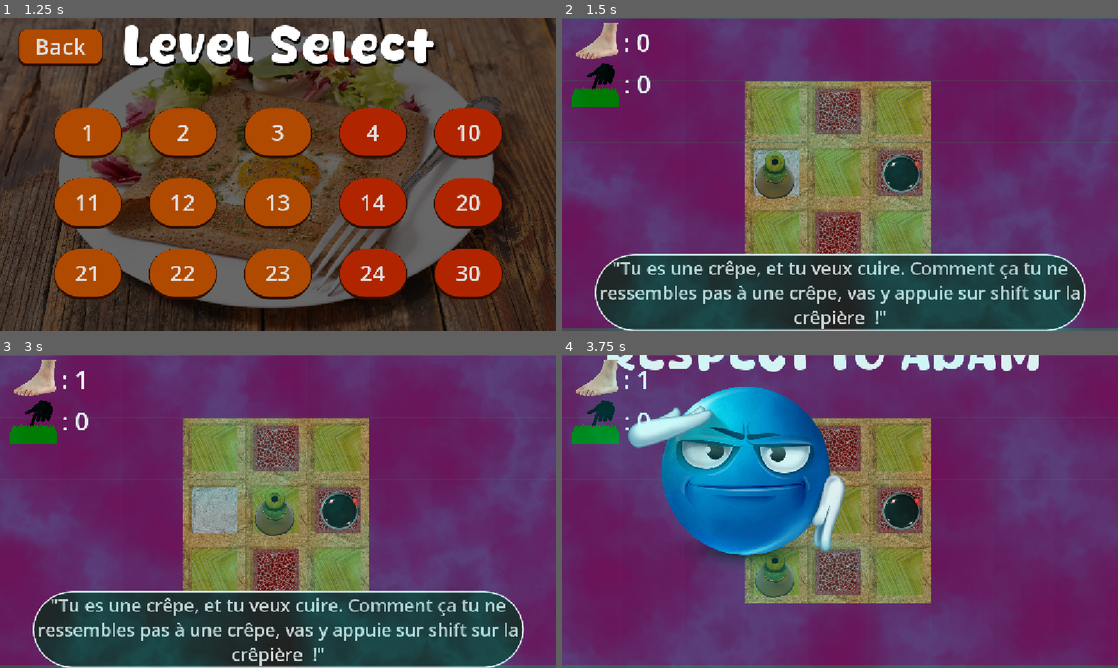
Above: before the commit, frames 1-4 (two rows, left to right).
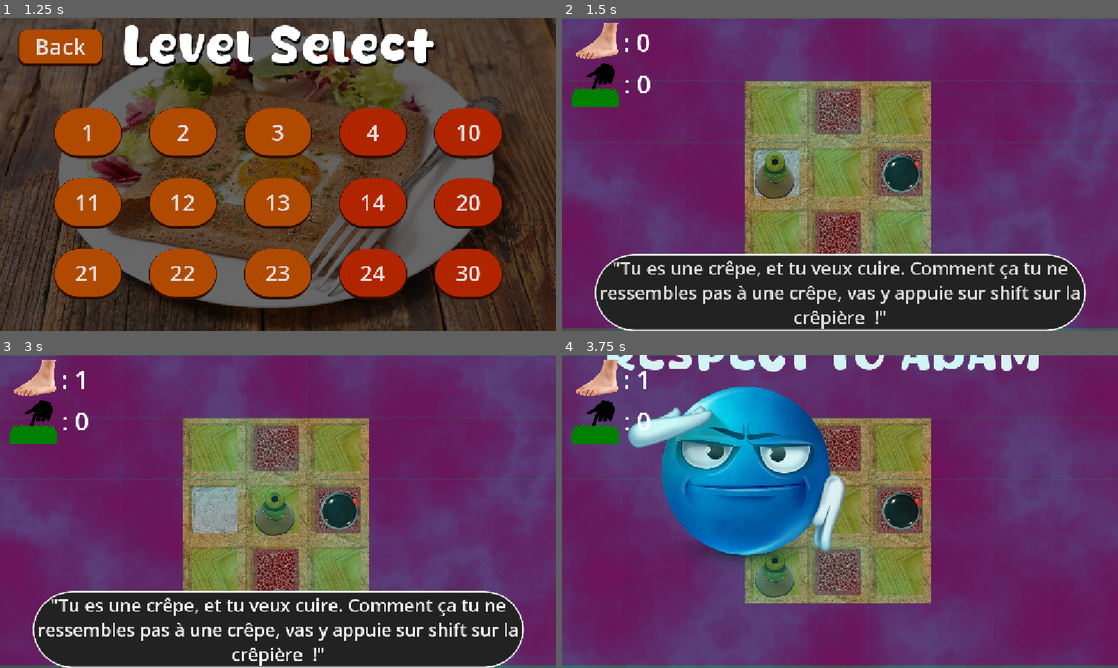
Above: after the commit, the same moments.

Repository: Crizomb/TrucMhajong
Game: Godot game, scene res://scenes/menus/main_menu.tscn
The game is run twice, just before and just after one commit, with the same random seed, the same clock (stepped at 60 frames per second) and the same inputs.
Inputs:
- Up to frame 1 (1.25 s): click "Start" at 0.5 s
- Up to frame 2 (1.5 s): click "1" at 1.25 s
- Up to frame 3 (3 s): click "'Tu es une crêpe, et tu veux …" at 2 s; tap Enter at 2.75 s; hold D (Right) from 2.78 s (still down); tap K (MaSuperActionDeTest) at 2.85 s
- Up to frame 4 (3.75 s): tap R (Restart) at 3.5 s; release D (Right) at 3.53 s; hold S (Down) from 3.53 s (still down); tap L (RespectToAdam) at 3.6 s

Frame 1 is identical in both runs. In frame 2, 13% of the frame differs, in the area x 2-95%, y 1-100%; in frame 3, 13%; in frame 4, 1.3%.

Commit message:
depth fix

Diff:
--- a/scenes/Niveaux/niveau1.tscn
+++ b/scenes/Niveaux/niveau1.tscn
@@ -59,7 +59,6 @@
 stream = ExtResource("8_taqyl")
 pitch_scale = 2.5
 
+[node name="PointLight2D" parent="." unique_id=1065185849 instance=ExtResource("7_4pwmy")]
+
 [node name="CanvasLayer" parent="." unique_id=1832535853 instance=ExtResource("6_y0uvs")]
-
-[node name="PointLight2D" parent="." unique_id=1065185849 instance=ExtResource("7_4pwmy")]
-position = Vector2(190, 41)
--- a/scenes/Niveaux/niveau10.tscn
+++ b/scenes/Niveaux/niveau10.tscn
@@ -67,7 +67,6 @@
 stream = ExtResource("6_okalv")
 pitch_scale = 2.5
 
+[node name="PointLight2D" parent="." unique_id=1065185849 instance=ExtResource("9_fiaqr")]
+
 [node name="CanvasLayer" parent="." unique_id=1832535853 instance=ExtResource("8_nwiq2")]
-
-[node name="PointLight2D" parent="." unique_id=1065185849 instance=ExtResource("9_fiaqr")]
-position = Vector2(190, 41)
--- a/scenes/Niveaux/niveau11.tscn
+++ b/scenes/Niveaux/niveau11.tscn
@@ -60,7 +60,6 @@
 stream = ExtResource("6_f6hcx")
 pitch_scale = 2.5
 
+[node name="PointLight2D" parent="." unique_id=1065185849 instance=ExtResource("7_lo7i8")]
+
 [node name="CanvasLayer" parent="." unique_id=1832535853 instance=ExtResource("6_rasmt")]
-
-[node name="PointLight2D" parent="." unique_id=1065185849 instance=ExtResource("7_lo7i8")]
-position = Vector2(190, 41)
--- a/scenes/Niveaux/niveau12.tscn
+++ b/scenes/Niveaux/niveau12.tscn
@@ -61,7 +61,6 @@
 stream = ExtResource("4_f2bgj")
 pitch_scale = 2.5
 
+[node name="PointLight2D" parent="." unique_id=1065185849 instance=ExtResource("7_ytqf5")]
+
 [node name="CanvasLayer" parent="." unique_id=1832535853 instance=ExtResource("6_qhd30")]
-
-[node name="PointLight2D" parent="." unique_id=1065185849 instance=ExtResource("7_ytqf5")]
-position = Vector2(190, 41)
--- a/scenes/Niveaux/niveau13.tscn
+++ b/scenes/Niveaux/niveau13.tscn
@@ -76,7 +76,6 @@
 stream = ExtResource("6_gytpr")
 pitch_scale = 2.5
 
+[node name="PointLight2D" parent="." unique_id=1065185849 instance=ExtResource("9_xseu3")]
+
 [node name="CanvasLayer" parent="." unique_id=1832535853 instance=ExtResource("8_a85vi")]
-
-[node name="PointLight2D" parent="." unique_id=1065185849 instance=ExtResource("9_xseu3")]
-position = Vector2(190, 41)
--- a/scenes/Niveaux/niveau14.tscn
+++ b/scenes/Niveaux/niveau14.tscn
@@ -82,7 +82,6 @@
 stream = ExtResource("6_j6fkb")
 pitch_scale = 2.5
 
+[node name="PointLight2D" parent="." unique_id=1065185849 instance=ExtResource("9_6r7bf")]
+
 [node name="CanvasLayer" parent="." unique_id=1832535853 instance=ExtResource("8_ruwqd")]
-
-[node name="PointLight2D" parent="." unique_id=1065185849 instance=ExtResource("9_6r7bf")]
-position = Vector2(190, 41)
--- a/scenes/Niveaux/niveau2.tscn
+++ b/scenes/Niveaux/niveau2.tscn
@@ -66,7 +66,6 @@
 stream = ExtResource("8_hmfxb")
 pitch_scale = 2.5
 
+[node name="PointLight2D" parent="." unique_id=1065185849 instance=ExtResource("9_pqxxr")]
+
 [node name="CanvasLayer" parent="." unique_id=1832535853 instance=ExtResource("8_sjwj2")]
-
-[node name="PointLight2D" parent="." unique_id=1065185849 instance=ExtResource("9_pqxxr")]
-position = Vector2(190, 41)
--- a/scenes/Niveaux/niveau20.tscn
+++ b/scenes/Niveaux/niveau20.tscn
@@ -67,7 +67,6 @@
 stream = ExtResource("6_x5e5q")
 pitch_scale = 2.5
 
-[node name="CanvasLayer" parent="Player" unique_id=1832535853 instance=ExtResource("8_eohl4")]
+[node name="PointLight2D" parent="." unique_id=1065185849 instance=ExtResource("9_vljja")]
 
-[node name="PointLight2D" parent="." unique_id=1065185849 instance=ExtResource("9_vljja")]
-position = Vector2(190, 41)
+[node name="CanvasLayer" parent="." unique_id=1832535853 instance=ExtResource("8_eohl4")]
--- a/scenes/Niveaux/niveau21.tscn
+++ b/scenes/Niveaux/niveau21.tscn
@@ -88,7 +88,6 @@
 stream = ExtResource("6_mwr17")
 pitch_scale = 2.5
 
-[node name="CanvasLayer" parent="Player" unique_id=1832535853 instance=ExtResource("8_4rcau")]
+[node name="PointLight2D" parent="." unique_id=1065185849 instance=ExtResource("9_pbpa2")]
 
-[node name="PointLight2D" parent="." unique_id=1065185849 instance=ExtResource("9_pbpa2")]
-position = Vector2(190, 41)
+[node name="CanvasLayer" parent="." unique_id=1832535853 instance=ExtResource("8_4rcau")]
--- a/scenes/Niveaux/niveau22.tscn
+++ b/scenes/Niveaux/niveau22.tscn
@@ -73,7 +73,6 @@
 stream = ExtResource("7_eqdqv")
 pitch_scale = 2.5
 
+[node name="PointLight2D" parent="." unique_id=1065185849 instance=ExtResource("9_8dev5")]
+
 [node name="CanvasLayer" parent="." unique_id=1832535853 instance=ExtResource("8_xuxaa")]
-
-[node name="PointLight2D" parent="." unique_id=1065185849 instance=ExtResource("9_8dev5")]
-position = Vector2(190, 41)
--- a/scenes/Niveaux/niveau23.tscn
+++ b/scenes/Niveaux/niveau23.tscn
@@ -76,7 +76,6 @@
 stream = ExtResource("6_rh58s")
 pitch_scale = 2.5
 
+[node name="PointLight2D" parent="." unique_id=1065185849 instance=ExtResource("9_w3eou")]
+
 [node name="CanvasLayer" parent="." unique_id=1832535853 instance=ExtResource("8_4p6xo")]
-
-[node name="PointLight2D" parent="." unique_id=1065185849 instance=ExtResource("9_w3eou")]
-position = Vector2(190, 41)
--- a/scenes/Niveaux/niveau24.tscn
+++ b/scenes/Niveaux/niveau24.tscn
@@ -124,7 +124,6 @@
 stream = ExtResource("6_7cegi")
 pitch_scale = 2.5
 
+[node name="PointLight2D" parent="." unique_id=1065185849 instance=ExtResource("9_kc7n6")]
+
 [node name="CanvasLayer" parent="." unique_id=1832535853 instance=ExtResource("8_1h34b")]
-
-[node name="PointLight2D" parent="." unique_id=1065185849 instance=ExtResource("9_kc7n6")]
-position = Vector2(190, 41)
--- a/scenes/Niveaux/niveau3.tscn
+++ b/scenes/Niveaux/niveau3.tscn
@@ -67,7 +67,6 @@
 stream = ExtResource("6_np1m1")
 pitch_scale = 2.5
 
+[node name="PointLight2D" parent="." unique_id=1065185849 instance=ExtResource("9_k7rqr")]
+
 [node name="CanvasLayer" parent="." unique_id=1832535853 instance=ExtResource("8_252t6")]
-
-[node name="PointLight2D" parent="." unique_id=1065185849 instance=ExtResource("9_k7rqr")]
-position = Vector2(190, 41)
--- a/scenes/Niveaux/niveau30.tscn
+++ b/scenes/Niveaux/niveau30.tscn
@@ -184,7 +184,6 @@
 stream = ExtResource("7_qv38g")
 pitch_scale = 2.5
 
+[node name="PointLight2D" parent="." unique_id=1065185849 instance=ExtResource("9_202f1")]
+
 [node name="CanvasLayer" parent="." unique_id=1832535853 instance=ExtResource("8_f7ksi")]
-
-[node name="PointLight2D" parent="." unique_id=1065185849 instance=ExtResource("9_202f1")]
-position = Vector2(0, -106)
--- a/scenes/Niveaux/niveau4.tscn
+++ b/scenes/Niveaux/niveau4.tscn
@@ -59,7 +59,6 @@
 stream = ExtResource("6_c7jd7")
 pitch_scale = 2.5
 
+[node name="PointLight2D" parent="." unique_id=1065185849 instance=ExtResource("7_s7x4j")]
+
 [node name="CanvasLayer" parent="." unique_id=1832535853 instance=ExtResource("6_c7utm")]
-
-[node name="PointLight2D" parent="." unique_id=1065185849 instance=ExtResource("7_s7x4j")]
-position = Vector2(190, 41)
